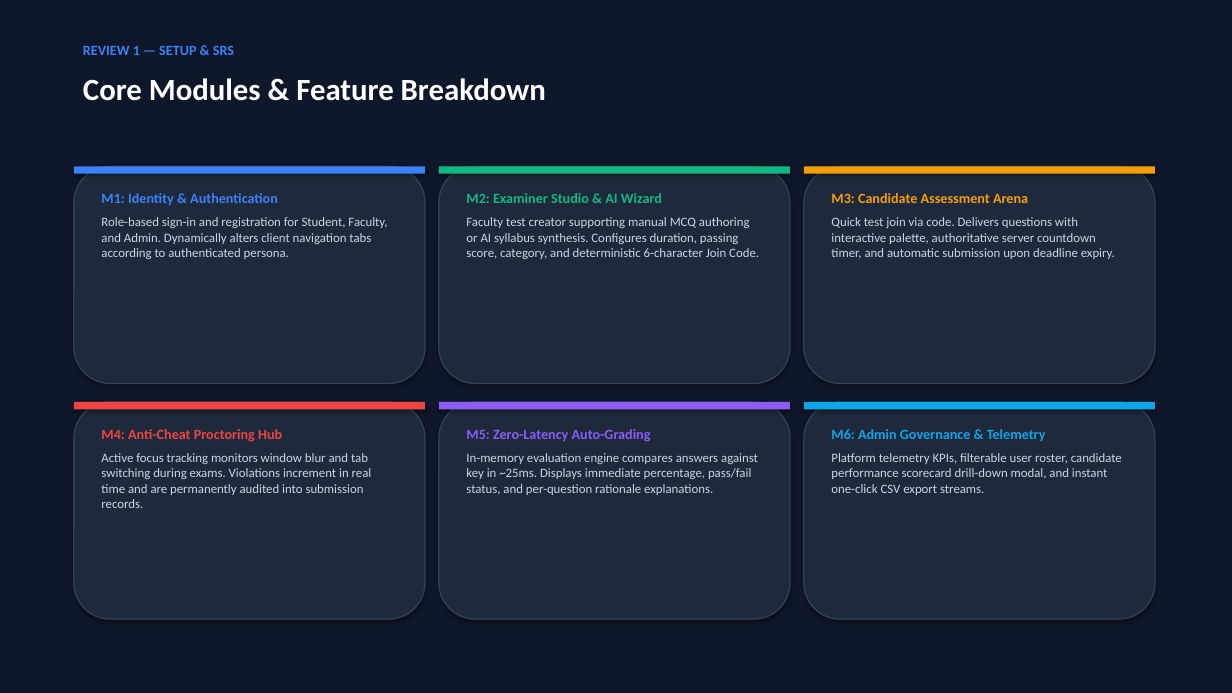
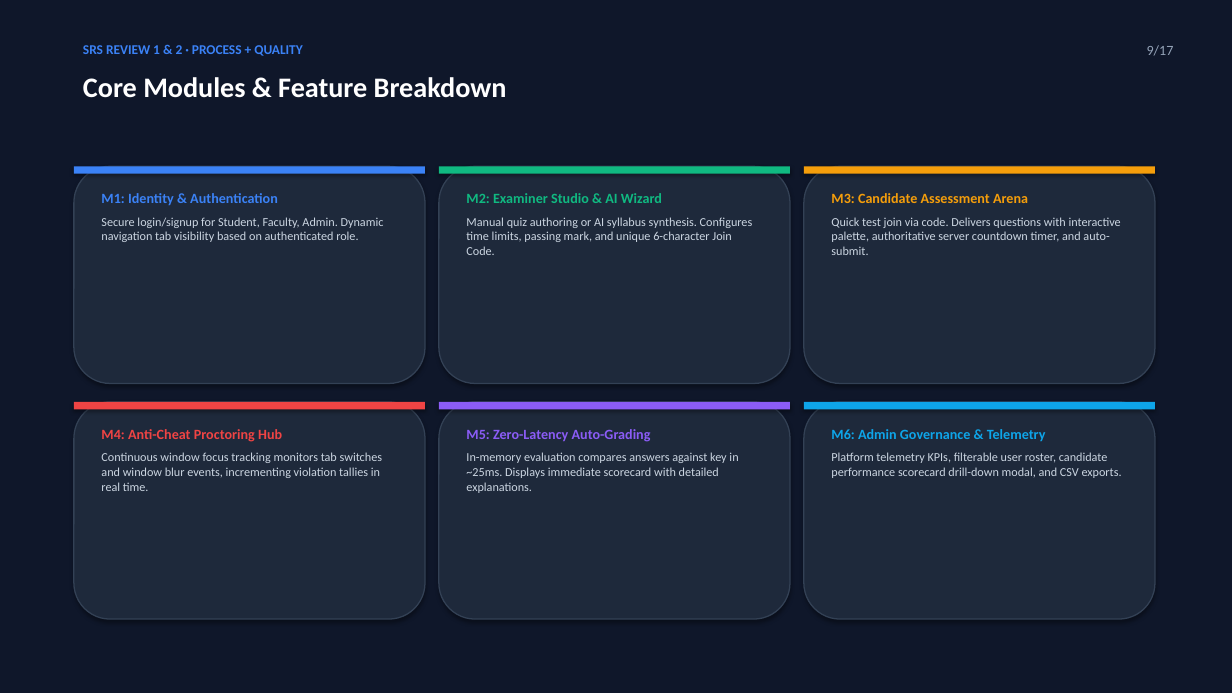
Before and after one commit to Vanshika071417/Online_Quiz_System, a slide deck: slide 9 of QuizSphere_Review_1_Presentation.pptx. Drawn at 1232x693 pixels with LibreOffice and Linux fonts; fonts in the diff are those of the drawing. Boxes give left, top, right and bottom in pixels: in the first picture for what was removed or moved away, otherwise in the second. Text is boxed around its words. In the diff, an @@ line names an element or a change of style, - is before the commit and + after.

Commit message:
docs: streamline presentation to compact 17 slides covering all Review 1 and 2 topics

```diff
--- a/QuizSphere_Review_1_Presentation.pptx
+++ b/QuizSphere_Review_1_Presentation.pptx
@@ text at [83,45,302,56]: text changed; size 11 to 10.5 pt @@
-REVIEW 1 — SETUP & SRS
+SRS REVIEW 1 & 2 · PROCESS + QUALITY
@@ text added at [1147,45,1174,55], 11 pt, text #94A3B8 @@
+9/17
@@ text "Core Modules & Feature Breakdown" at [83,77,507,98]: size 24 to 22 pt @@
@@ text at [101,217,384,242]: text changed; size 10 to 9.5 pt @@
-Role-based sign-in and registration for Student, Faculty, and Admin. Dynamically alters client navigation tabs according to authenticated persona.
+Secure login/signup for Student, Faculty, Admin. Dynamic navigation tab visibility based on authenticated role.
@@ text at [466,217,753,255]: text changed; size 10 to 9.5 pt @@
-Faculty test creator supporting manual MCQ authoring or AI syllabus synthesis. Configures duration, passing score, category, and deterministic 6-character Join Code.
+Manual quiz authoring or AI syllabus synthesis. Configures time limits, passing mark, and unique 6-character Join Code.
@@ text at [831,217,1121,255]: text changed; size 10 to 9.5 pt @@
-Quick test join via code. Delivers questions with interactive palette, authoritative server countdown timer, and automatic submission upon deadline expiry.
+Quick test join via code. Delivers questions with interactive palette, authoritative server countdown timer, and auto-submit.
@@ text at [101,452,382,491]: text changed; size 10 to 9.5 pt @@
-Active focus tracking monitors window blur and tab switching during exams. Violations increment in real time and are permanently audited into submission records.
+Continuous window focus tracking monitors tab switches and window blur events, incrementing violation tallies in real time.
@@ text at [466,452,738,493]: text changed; size 10 to 9.5 pt @@
-In-memory evaluation engine compares answers against key in ~25ms. Displays immediate percentage, pass/fail status, and per-question rationale explanations.
+In-memory evaluation compares answers against key in ~25ms. Displays immediate scorecard with detailed explanations.
@@ text at [831,452,1122,478]: text changed; size 10 to 9.5 pt @@
-Platform telemetry KPIs, filterable user roster, candidate performance scorecard drill-down modal, and instant one-click CSV export streams.
+Platform telemetry KPIs, filterable user roster, candidate performance scorecard drill-down modal, and CSV exports.
```
Also in this commit, not shown: 7 other slides changed, 9 slides added, 6 slides removed, 4 other files.
